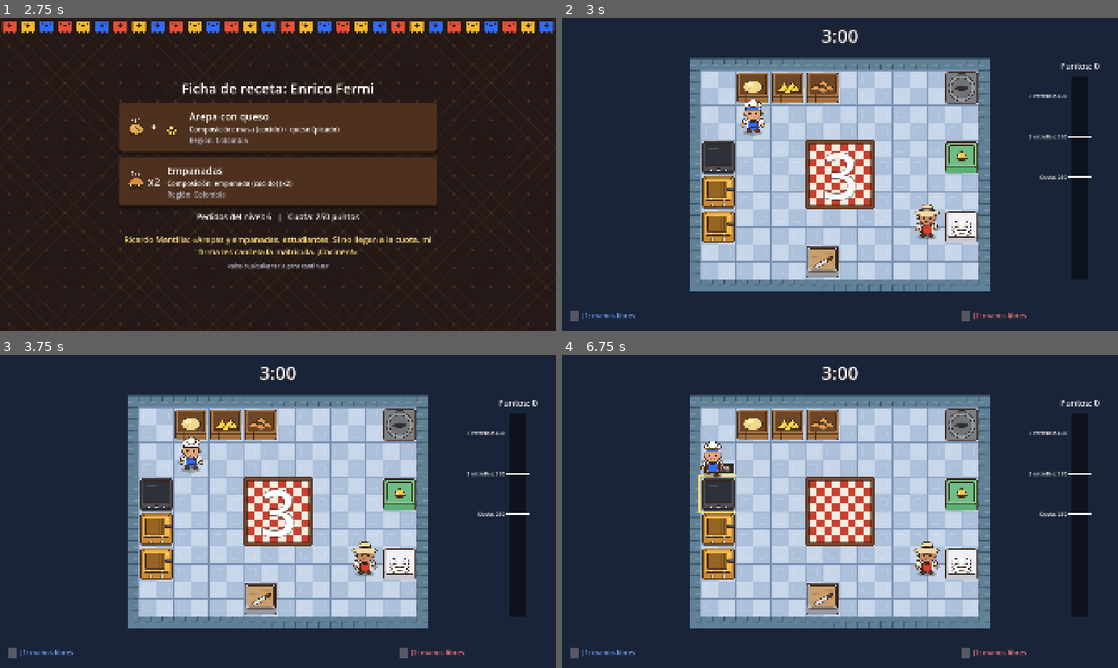
Above: before the commit, frames 1-4 (two rows, left to right).
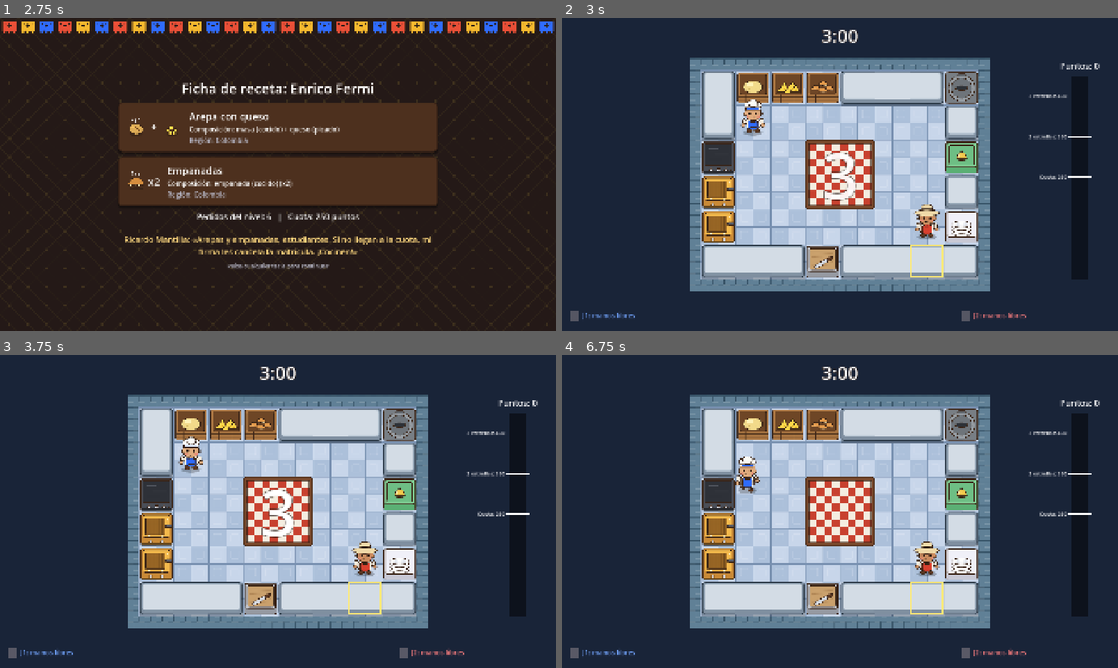
Above: after the commit, the same moments.

Repository: Penteo/traditional-kitchen
Game: Godot game, scene res://scenes/main/main.tscn
Same seed, same stepped clock (60 frames per second), same inputs: the game is played once before the commit and once after it.
Inputs (mouse positions are in pixels of both pictures, inside the frame that each line leads up to):
- Up to frame 1 (2.75 s): tap Enter (ui_accept) at 0.5, 0.77 s; move the mouse to (400, 158) at 0.52 s; hold D (j1_derecha) 0.53-1.25 s; tap F (j1_interactuar) at 0.6 s; click (400, 158) at 0.67 s; click "Jugar" at 1.25 s; click "Jugar" at 2 s
- Up to frame 2 (3 s): tap Enter (ui_accept) at 2.75 s; move the mouse to (728, 190) at 2.77 s; hold S (j1_abajo) from 2.78 s (still down); tap G (j1_procesar) at 2.85 s
- Up to frame 3 (3.75 s): tap Enter (ui_accept) at 3.02, 3.5 s; move the mouse to (333, 442) at 3.52 s; release S (j1_abajo) at 3.53 s; hold D (j1_derecha) from 3.53 s (still down); tap . (j2_interactuar) at 3.6 s
- Up to frame 4 (6.75 s): move the mouse to (812, 574) at 4.27 s; release D (j1_derecha) at 4.28 s; hold W (j1_arriba) 4.28-5.03 s; tap / (j2_procesar) at 4.35 s; click (812, 574) at 4.42 s; tap Enter (ui_accept) at 4.52, 5.27, 5.75, 6.02 s; move the mouse to (1006, 558) at 5.02 s; hold A (j1_izquierda) 5.03-6.53 s; tap T at 5.1 s; move the mouse to (673, 464) at 5.77 s; tap 1 at 5.85 s; move the mouse to (867, 511) at 6.52 s; hold S (j1_abajo) from 6.53 s (still down); tap 2 at 6.6 s; click (867, 511) at 6.67 s

Frame 1 is identical in both runs. In frame 2, 6.5% of the frame differs, in the area x 25-75%, y 17-84%; in frame 3, 6.5%; in frame 4, 7.1%, in the area x 24-75%, y 17-84%.

Commit message:
feat: agrega mesones de apoyo unidos en nivel Enrico Fermi

Diff:
--- /dev/null
+++ b/scenes/entities/estaciones/meson.tscn
@@ -0,0 +1,13 @@
+[gd_scene load_steps=3 format=3]
+
+[ext_resource type="Script" path="res://scripts/modelo/estaciones/meson.gd" id="1"]
+
+[sub_resource type="RectangleShape2D" id="Rect_estacion"]
+size = Vector2(120, 120)
+
+[node name="Meson" type="StaticBody2D"]
+collision_layer = 2
+script = ExtResource("1")
+
+[node name="Colision" type="CollisionShape2D" parent="."]
+shape = SubResource("Rect_estacion")
--- a/scenes/game/niveles/enrico_fermi.tscn
+++ b/scenes/game/niveles/enrico_fermi.tscn
@@ -7,6 +7,7 @@
 [ext_resource type="PackedScene" path="res://scenes/entities/estaciones/barra_entrega.tscn" id="5"]
 [ext_resource type="PackedScene" path="res://scenes/entities/estaciones/dispensador_platos.tscn" id="6"]
 [ext_resource type="PackedScene" path="res://scenes/entities/estaciones/tabla_cortar.tscn" id="7"]
+[ext_resource type="PackedScene" path="res://scenes/entities/estaciones/meson.tscn" id="8"]
 
 [sub_resource type="RectangleShape2D" id="Forma_1040x40"]
 size = Vector2(1040, 40)
@@ -114,3 +115,45 @@
 
 [node name="SpawnJ2" type="Marker2D" parent="."]
 position = Vector2(1260, 720)
+
+[node name="Meson_0_0" parent="." instance=ExtResource("8")]
+position = Vector2(540, 240)
+
+[node name="Meson_4_0" parent="." instance=ExtResource("8")]
+position = Vector2(1020, 240)
+
+[node name="Meson_5_0" parent="." instance=ExtResource("8")]
+position = Vector2(1140, 240)
+
+[node name="Meson_6_0" parent="." instance=ExtResource("8")]
+position = Vector2(1260, 240)
+
+[node name="Meson_0_1" parent="." instance=ExtResource("8")]
+position = Vector2(540, 360)
+
+[node name="Meson_7_1" parent="." instance=ExtResource("8")]
+position = Vector2(1380, 360)
+
+[node name="Meson_7_3" parent="." instance=ExtResource("8")]
+position = Vector2(1380, 600)
+
+[node name="Meson_0_5" parent="." instance=ExtResource("8")]
+position = Vector2(540, 840)
+
+[node name="Meson_1_5" parent="." instance=ExtResource("8")]
+position = Vector2(660, 840)
+
+[node name="Meson_2_5" parent="." instance=ExtResource("8")]
+position = Vector2(780, 840)
+
+[node name="Meson_4_5" parent="." instance=ExtResource("8")]
+position = Vector2(1020, 840)
+
+[node name="Meson_5_5" parent="." instance=ExtResource("8")]
+position = Vector2(1140, 840)
+
+[node name="Meson_6_5" parent="." instance=ExtResource("8")]
+position = Vector2(1260, 840)
+
+[node name="Meson_7_5" parent="." instance=ExtResource("8")]
+position = Vector2(1380, 840)
--- /dev/null
+++ b/scripts/modelo/estaciones/meson.gd
@@ -0,0 +1,120 @@
+class_name Meson
+extends Estacion
+## Superficie de apoyo (mesa de cocina). Cada celda guarda 1 item cualquiera (R2), pero los
+## mesones contiguos se dibujan como una sola mesa continua. Hereda recibir/retirar de Estacion.
+
+const TOLERANCIA_VECINO: float = 2.0
+
+var _une_izq: bool = false
+var _une_der: bool = false
+var _une_arriba: bool = false
+var _une_abajo: bool = false
+var _estilo_cuerpo: StyleBoxFlat
+var _estilo_tope: StyleBoxFlat
+
+
+## El grupo se llena en _enter_tree para que todos los mesones del nivel ya esten
+## registrados cuando cada uno busca a sus vecinos en _ready.
+func _enter_tree() -> void:
+	add_to_group("mesones")
+
+
+func _ready() -> void:
+	nombre = "Meson"
+	color_placeholder = Color(0.62, 0.7, 0.78)
+	_detectar_vecinos()
+	_crear_estilos()
+	super()
+
+
+## Marca por que lados hay otro meson pegado (distancia exacta de una celda).
+func _detectar_vecinos() -> void:
+	var paso := ($Colision.shape as RectangleShape2D).size
+	for nodo in get_tree().get_nodes_in_group("mesones"):
+		var otro := nodo as Meson
+		if otro == null or otro == self:
+			continue
+		var d := otro.global_position - global_position
+		if d.distance_to(Vector2(-paso.x, 0.0)) < TOLERANCIA_VECINO:
+			_une_izq = true
+		elif d.distance_to(Vector2(paso.x, 0.0)) < TOLERANCIA_VECINO:
+			_une_der = true
+		elif d.distance_to(Vector2(0.0, -paso.y)) < TOLERANCIA_VECINO:
+			_une_arriba = true
+		elif d.distance_to(Vector2(0.0, paso.y)) < TOLERANCIA_VECINO:
+			_une_abajo = true
+
+
+func _crear_estilos() -> void:
+	_estilo_cuerpo = StyleBoxFlat.new()
+	_estilo_cuerpo.bg_color = Color("7f8fa0")
+	_estilo_cuerpo.border_color = Color("2b3947")
+	_aplicar_bordes(_estilo_cuerpo, 3, 10)
+
+	_estilo_tope = StyleBoxFlat.new()
+	_estilo_tope.bg_color = Color("d3dce5")
+	_estilo_tope.border_color = Color("9fb0c0")
+	_aplicar_bordes(_estilo_tope, 2, 8)
+
+
+## Sin borde ni esquina redondeada en los lados donde hay otro meson.
+func _aplicar_bordes(estilo: StyleBoxFlat, borde: int, radio: int) -> void:
+	estilo.border_width_left = 0 if _une_izq else borde
+	estilo.border_width_right = 0 if _une_der else borde
+	estilo.border_width_top = 0 if _une_arriba else borde
+	estilo.border_width_bottom = 0 if _une_abajo else borde
+	estilo.corner_radius_top_left = 0 if (_une_izq or _une_arriba) else radio
+	estilo.corner_radius_top_right = 0 if (_une_der or _une_arriba) else radio
+	estilo.corner_radius_bottom_left = 0 if (_une_izq or _une_abajo) else radio
+	estilo.corner_radius_bottom_right = 0 if (_une_der or _une_abajo) else radio
+
+
+## Resalte cuando un chef tiene este meson delante (igual que las estaciones con arte).
+func _process(delta: float) -> void:
+	_espera_cercania -= delta
+	if _espera_cercania > 0.0:
+		return
+	_espera_cercania = INTERVALO_CERCANIA
+	var hay_chef := false
+	for nodo in get_tree().get_nodes_in_group("chefs"):
+		var chef := nodo as Chef
+		if chef != null and chef.estacion_objetivo() == self:
+			hay_chef = true
+			break
+	if hay_chef != _cerca:
+		_cerca = hay_chef
+		queue_redraw()
+
+
+func _draw() -> void:
+	var tamano := ($Colision.shape as RectangleShape2D).size
+	var izq := 0.0 if _une_izq else 3.0
+	var der := 0.0 if _une_der else 3.0
+	var arriba := 0.0 if _une_arriba else 3.0
+	var abajo := 0.0 if _une_abajo else 3.0
+	var cuerpo := Rect2(-tamano / 2.0 + Vector2(izq, arriba), tamano - Vector2(izq + der, arriba + abajo))
+	if not _une_abajo:
+		draw_rect(Rect2(cuerpo.position + Vector2(0.0, 6.0), cuerpo.size), Color(0.0, 0.0, 0.0, 0.25))
+	draw_style_box(_estilo_cuerpo, cuerpo)
+
+	var t_izq := 0.0 if _une_izq else 8.0
+	var t_der := 0.0 if _une_der else 8.0
+	var t_arriba := 0.0 if _une_arriba else 6.0
+	var t_abajo := 0.0 if _une_abajo else 16.0
+	var tope := Rect2(cuerpo.position + Vector2(t_izq, t_arriba), cuerpo.size - Vector2(t_izq + t_der, t_arriba + t_abajo))
+	draw_style_box(_estilo_tope, tope)
+
+	if _cerca:
+		draw_rect(Rect2(-tamano / 2.0 + Vector2(5.0, 5.0), tamano - Vector2(10.0, 10.0)), Color(1.0, 0.92, 0.45, 0.95), false, 4.0)
+	_dibujar_items(tope.get_center(), tamano)
+
+
+func _dibujar_items(centro: Vector2, tamano: Vector2) -> void:
+	if items.is_empty():
+		return
+	draw_circle(centro, 30.0, Color(1.0, 1.0, 1.0, 0.85))
+	draw_arc(centro, 30.0, 0.0, TAU, 32, Color(0.23, 0.14, 0.09), 2.5, true)
+	if IconoItem.dibujar(self, items[0], centro, 56.0):
+		return
+	draw_circle(centro, 16.0, items[0].color())
+	draw_string(ThemeDB.fallback_font, centro + Vector2(-tamano.x / 2.0, 40.0), items[0].etiqueta(), HORIZONTAL_ALIGNMENT_CENTER, tamano.x, 14)
Not shown: 1 places in scenes/game/niveles/enrico_fermi.tscn that only renumber resources
Not shown, added: scripts/modelo/estaciones/meson.gd.uid
